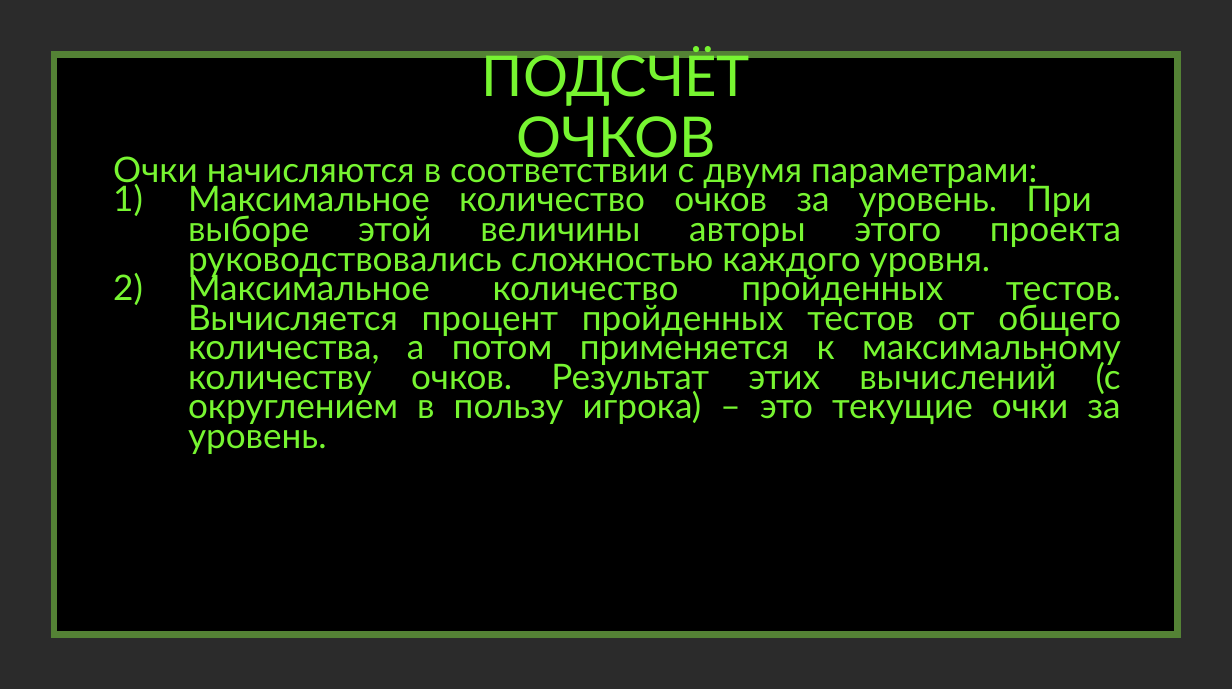
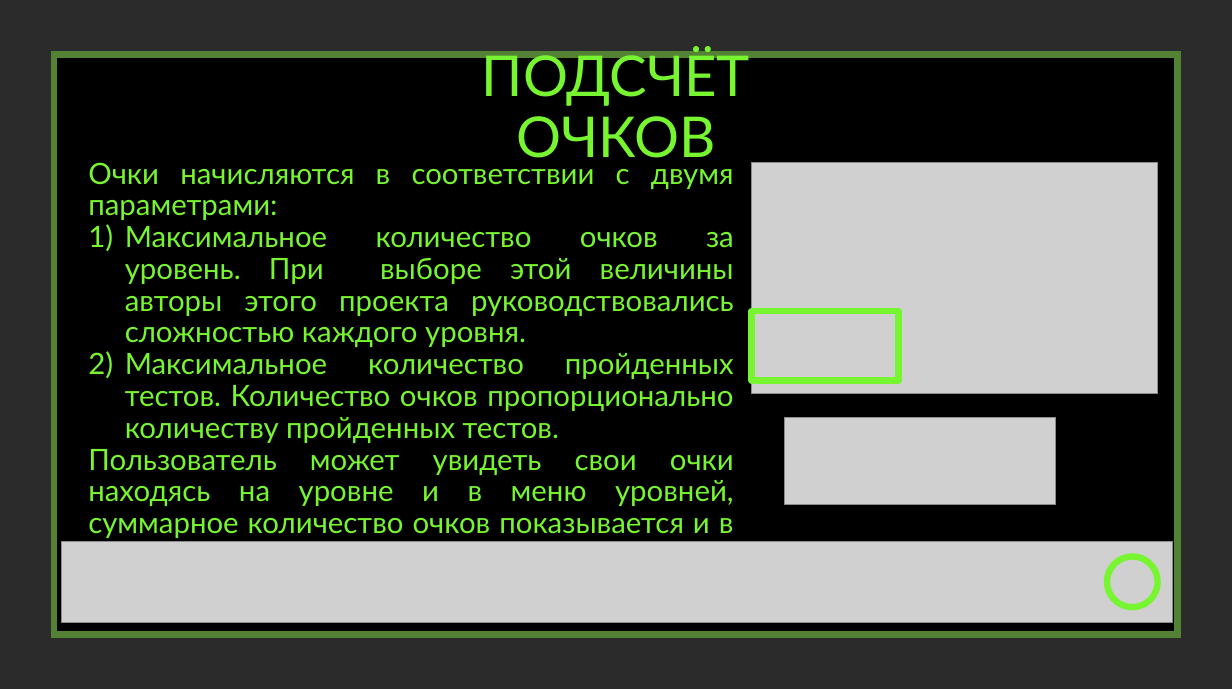
Before and after one commit to creativepix/Pygame_Logic_Functions, a slide deck: slide 6 of presentation.pptx. Drawn at 1232x689 pixels with LibreOffice and Linux fonts; fonts in the diff are those of the drawing; grey boxes stand for pictures; background and template pictures are left out; a plain dark background stands for a picture behind light text. Boxes give left, top, right and bottom in pixels: in the first picture for what was removed or moved away, otherwise in the second. Text is boxed around its words. In the diff, an @@ line names an element or a change of style, - is before the commit and + after.

```diff
--- a/presentation.pptx
+++ b/presentation.pptx
@@ text "Очки начисляются в соответствии с ...": place and size @@
-text "Очки начисляются в соответствии с ..." at <box>113,152,1121,454</box>
+text "Очки начисляются в соответствии с ..." at <box>88,162,734,542</box>
@@ text at <box>88,162,734,347</box>: size 27.5 to 23 pt in "Очки начисляются в соответствии с двумя параметрами:", "Максимальное количество очков за уровень. При выборе ..."; line spacing 0.7 to 0.9; indent changed @@
@@ picture added at <box>752,163,1157,394</box> @@
@@ rectangle added at <box>752,311,898,380</box>, outline #77F531 5 pt @@
@@ text at <box>88,353,734,542</box>: text changed; size 27.5 to 23 pt @@
-2) Максимальное количество пройденных тестов. Вычисляется процент пройденных тестов от общего количества, а потом применяется к максимальному количеству очков. Результат этих вычислений (с округлением в пользу игрока) – это текущие очки за уровень.
+2) Максимальное количество пройденных тестов. Количество очков пропорционально количеству пройденных тестов.
+Пользователь может увидеть свои очки находясь на уровне и в меню уровней, суммарное количество очков показывается и в главном меню.
@@ picture added at <box>785,417,1056,504</box> @@
@@ picture added at <box>62,541,1173,622</box> @@
@@ ellipse added at <box>1107,556,1157,606</box>, outline #77F531 5 pt @@
```
Also in this commit, not shown: 3 other slides changed.
